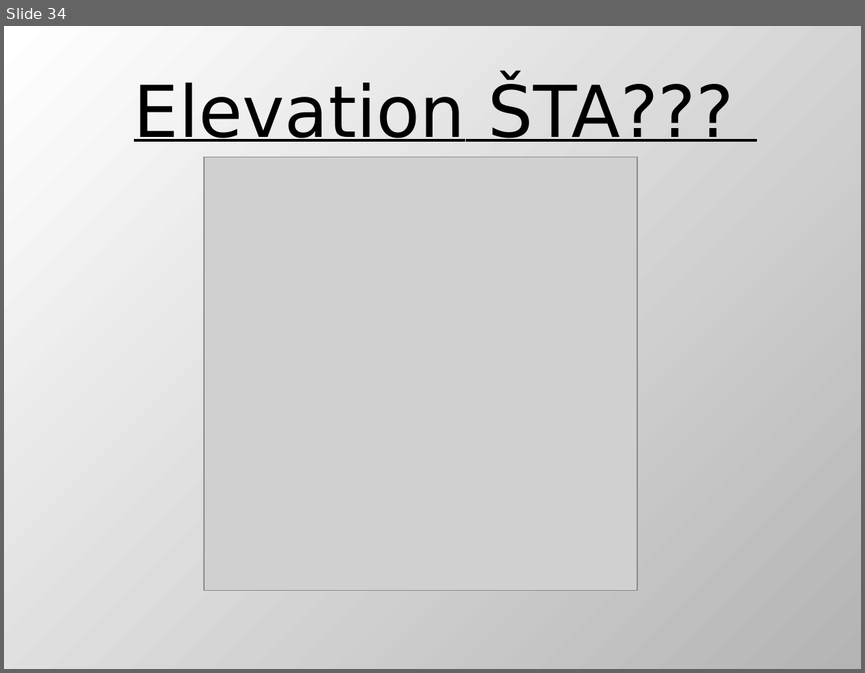
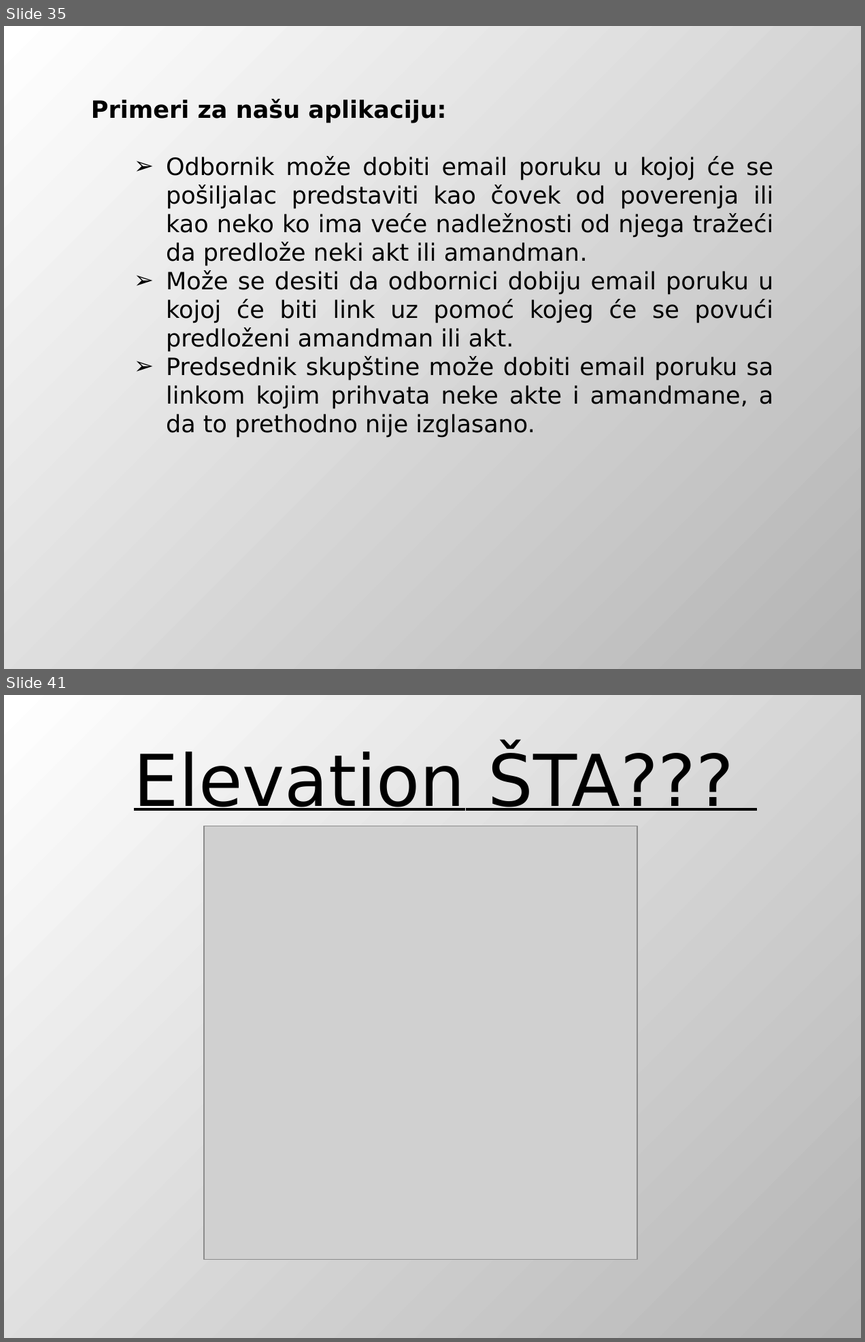
Before and after one commit to DejanUrosevic/XML-Projekat, a slide deck: Model Pretnji.pptx. Shown one above the other, each under a label of ours: slide 34 before the commit, slides 35 and 41 after it; the slides between them are not shown. The pictures are 865x673 and 865x1342 pixels, drawn with LibreOffice and Linux fonts; fonts in the diff are those of the drawing; grey boxes stand for pictures. Boxes give left, top, right and bottom in pixels: in the first picture for what was removed or moved away, otherwise in the second. Text is boxed around its words. In the diff, an @@ line names an element or a change of style, - is before the commit and + after.

```diff
--- a/Model Pretnji.pptx
+++ b/Model Pretnji.pptx
@@ slide 35 added at box(4, 26, 861, 669), background gradient #FFFFFF to #B4B4B4 @@
@@ text added at box(91, 99, 774, 437), 20 pt, text #000000 @@
+Primeri za našu aplikaciju:
+  ➢ Odbornik može dobiti email poruku u kojoj će se pošiljalac predstaviti kao čovek od poverenja ili kao neko ko ima veće nadležnosti od njega tražeći da predlože neki akt ili amandman.
+  ➢ Može se desiti da odbornici dobiju email poruku u kojoj će biti link uz pomoć kojeg će se povući predloženi amandman ili akt.
+  ➢ Predsednik skupštine može dobiti email poruku sa linkom kojim prihvata neke akte i amandmane, a da to prethodno nije izglasano.
@@ what was slide 34 is now slide 41 @@
```
Also in this commit, not shown: 1 slide changed, 6 other slides added.
